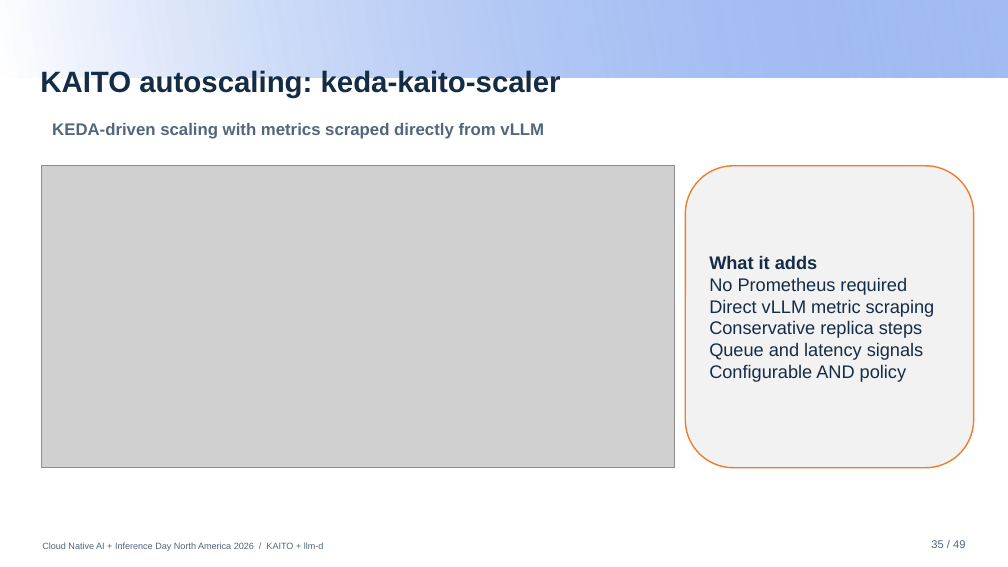
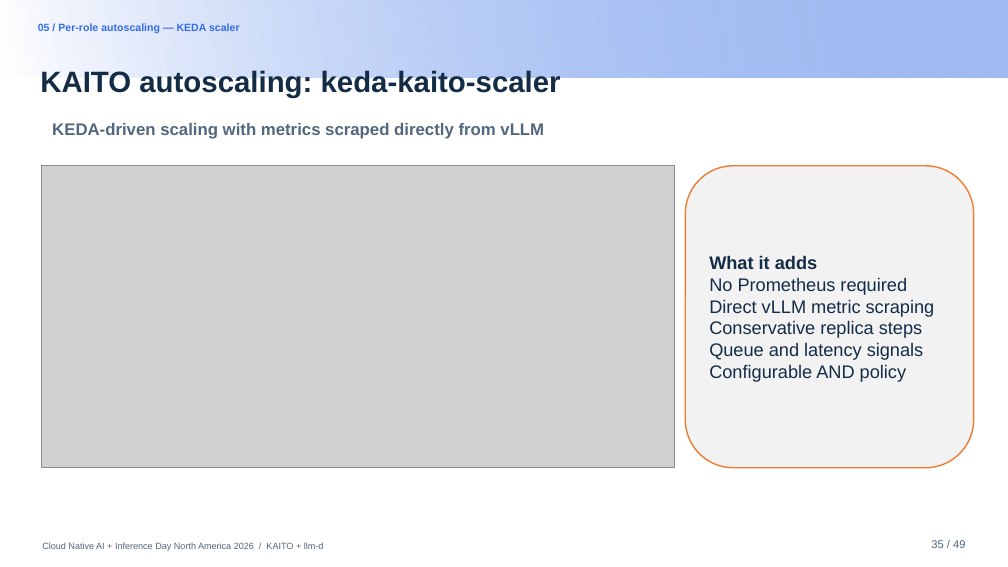
Before and after one commit to andyzhangx/demo, a slide deck: slide 34 of llm/pd-disaggregation/kubecon-na-2026-pd-disaggregation-kaito-llmd.pptx. Drawn at 1008x567 pixels with LibreOffice and Linux fonts; fonts in the diff are those of the drawing; grey boxes stand for pictures; background and template pictures are left out. Boxes give left, top, right and bottom in pixels: in the first picture for what was removed or moved away, otherwise in the second. Text is boxed around its words. In the diff, an @@ line names an element or a change of style, - is before the commit and + after.

```diff
--- a/llm/pd-disaggregation/kubecon-na-2026-pd-disaggregation-kaito-llmd.pptx
+++ b/llm/pd-disaggregation/kubecon-na-2026-pd-disaggregation-kaito-llmd.pptx
@@ text added at (38, 23, 240, 33), 7.5 pt, text #346CEC, bold @@
+05 / Per-role autoscaling — KEDA scaler
```
Also in this commit, not shown: 21 other slides changed, 1 slide added, 1 slide removed.
